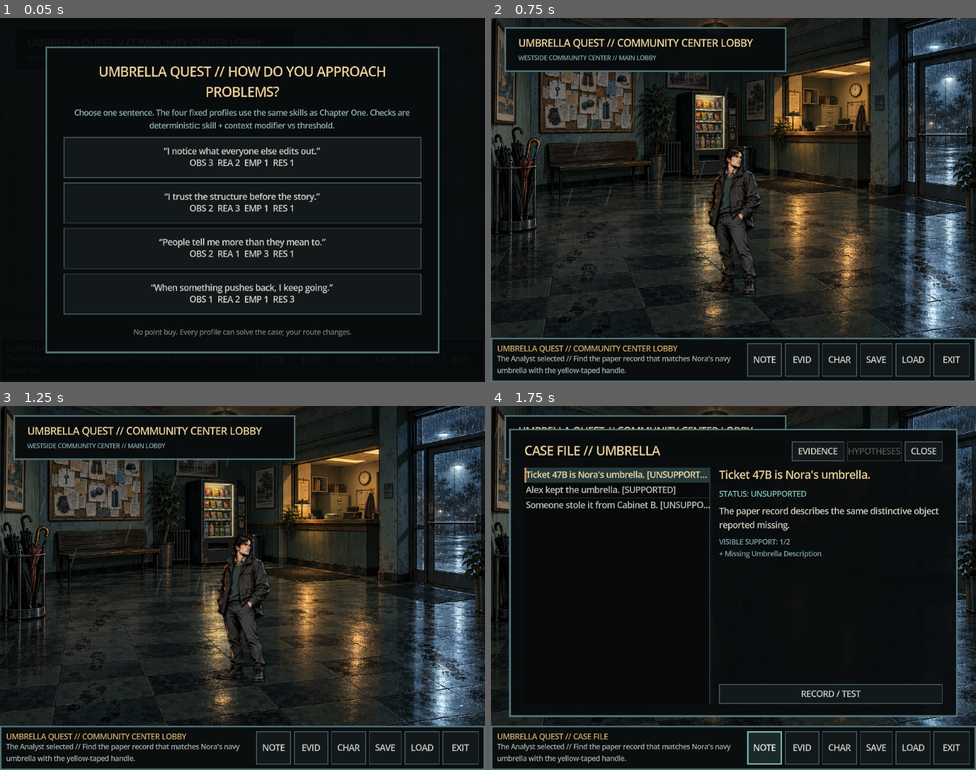
Above: before the commit, frames 1-4 (two rows, left to right).
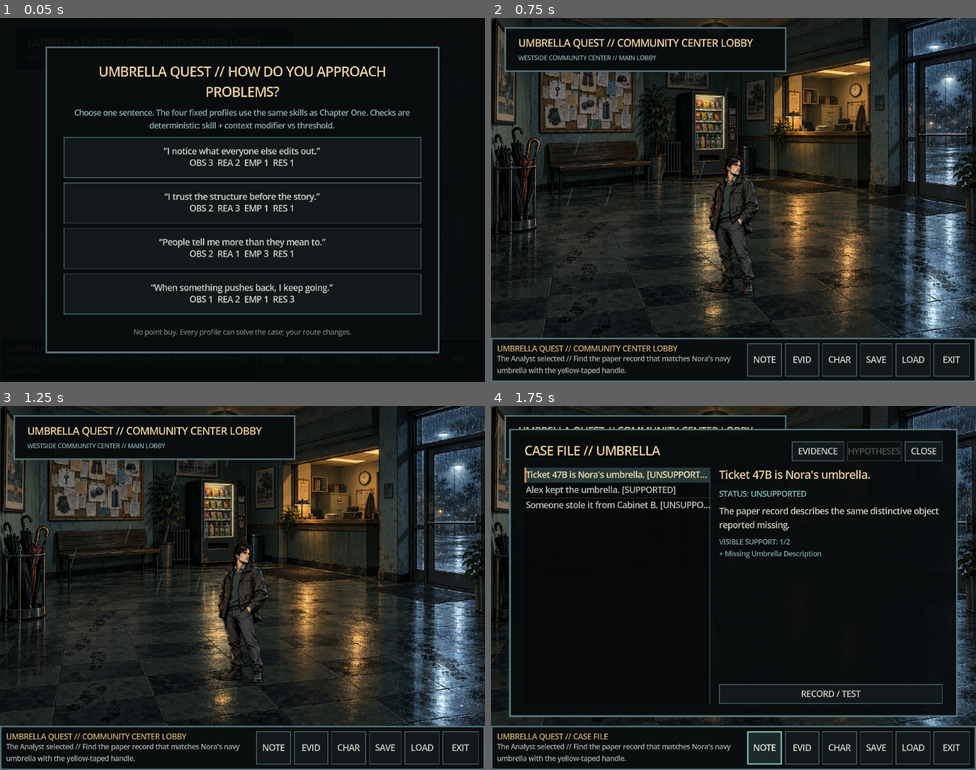
Above: after the commit, the same moments.

Repository: dmcexcess-lab/Ai-Adventure
Game: Godot game, scene res://ui/demo/ui_demo.tscn
Two runs of this game, one before a commit and one after it. Both use one fixed random seed, a clock stepped at 60 frames per second and the inputs below. This scene is started directly instead of the project's main scene.
Inputs:
- Up to frame 1 (0.05 s): no input
- Up to frame 2 (0.75 s): click "'I trust the structure before…" at 0.5 s
- Up to frame 3 (1.25 s): no input
- Up to frame 4 (1.75 s): click "NOTE" at 1.25 s

Frame 1 is identical in both runs. In frame 2, 1.0% of the frame differs, in the area x 44-56%, y 35-77%; in frame 3, 1.0%; in frame 4, less than 0.1%.

Commit message:
Fix room staging and sprite visibility

Diff:
--- a/core/interaction/hotspot.gd
+++ b/core/interaction/hotspot.gd
@@ -26,10 +26,11 @@
 
 var _hovered := false
 var _reveal_active := false
+var _input_enabled := true
 
 
 func _ready() -> void:
-	mouse_filter = Control.MOUSE_FILTER_STOP
+	mouse_filter = Control.MOUSE_FILTER_STOP if enabled and _input_enabled else Control.MOUSE_FILTER_IGNORE
 	mouse_default_cursor_shape = Control.CURSOR_POINTING_HAND
 	mouse_entered.connect(_on_mouse_entered)
 	mouse_exited.connect(_on_mouse_exited)
@@ -41,7 +42,16 @@
 	if not enabled and _hovered:
 		_hovered = false
 		hover_changed.emit("")
+	mouse_filter = Control.MOUSE_FILTER_STOP if enabled and _input_enabled else Control.MOUSE_FILTER_IGNORE
 	queue_redraw()
+
+
+func set_input_enabled(value: bool) -> void:
+	_input_enabled = value
+	if not _input_enabled and _hovered:
+		_hovered = false
+		hover_changed.emit("")
+	mouse_filter = Control.MOUSE_FILTER_STOP if enabled and _input_enabled else Control.MOUSE_FILTER_IGNORE
 
 
 func set_reveal(value: bool) -> void:
@@ -54,17 +64,17 @@
 
 
 func trigger_primary() -> void:
-	if enabled:
+	if enabled and _input_enabled:
 		action_requested.emit(self, &"primary")
 
 
 func trigger_inspect() -> void:
-	if enabled:
+	if enabled and _input_enabled:
 		action_requested.emit(self, &"inspect")
 
 
 func _gui_input(event: InputEvent) -> void:
-	if not enabled:
+	if not enabled or not _input_enabled:
 		return
 
 	if event is InputEventMouseButton and event.pressed:
@@ -77,7 +87,7 @@
 
 
 func _on_mouse_entered() -> void:
-	if not enabled:
+	if not enabled or not _input_enabled:
 		return
 	_hovered = true
 	hover_changed.emit(display_name)
--- a/rooms/demo/demo_room.gd
+++ b/rooms/demo/demo_room.gd
@@ -10,6 +10,7 @@
 @export var room_title := ""
 @export var room_subtitle := ""
 @export var walk_bounds := Rect2(24.0, 238.0, 592.0, 150.0)
+@export var walk_polygon := PackedVector2Array()
 @export var default_spawn := Vector2(320.0, 360.0)
 
 @onready var player: Control = %PlayerActor
@@ -20,6 +21,7 @@
 var _pending_serial := -1
 var _reveal_active := false
 var _witness_visuals: Array[Control] = []
+var _interaction_enabled := true
 
 
 func _ready() -> void:
@@ -34,7 +36,7 @@
 	for child in get_children():
 		if child.has_method("show_pose"):
 			_witness_visuals.append(child)
-	player.call("place_at_foot", default_spawn)
+	player.call("place_at_foot", _clamp_to_walk_bounds(default_spawn))
 	modulate.a = 0.0
 	create_tween().tween_property(self, "modulate:a", 1.0, 0.18)
 	set_process(true)
@@ -91,10 +93,12 @@
 
 
 func _gui_input(event: InputEvent) -> void:
+	if not _interaction_enabled:
+		return
 	if event is InputEventMouseButton and event.pressed and event.button_index == MOUSE_BUTTON_LEFT:
 		_interaction_serial += 1
 		_clear_pending_interaction()
-		player.call("move_to", get_local_mouse_position(), walk_bounds)
+		player.call("move_to", _clamp_to_walk_bounds(get_local_mouse_position()), walk_bounds)
 		status_requested.emit("Walking.")
 		accept_event()
 
@@ -105,6 +109,7 @@
 
 func _on_hotspot_action_requested(hotspot: Node, action: StringName) -> void:
 	if action == &"inspect":
+		player.call("play_action", "inspect")
 		var inspect_text := String(hotspot.get("inspect_text"))
 		if inspect_text.is_empty():
 			inspect_text = "Nothing else stands out."
@@ -115,7 +120,7 @@
 	var serial := _interaction_serial
 	var approach: Vector2 = hotspot.get("approach_point")
 	if approach.x >= 0.0 and approach.y >= 0.0:
-		if bool(player.call("move_to", approach, walk_bounds)):
+		if bool(player.call("move_to", _clamp_to_walk_bounds(approach), walk_bounds)):
 			_pending_hotspot = hotspot
 			_pending_serial = serial
 			status_requested.emit("Approaching %s." % String(hotspot.get("display_name")))
@@ -161,10 +166,37 @@
 
 func _clamp_to_walk_bounds(point: Vector2) -> Vector2:
 	var max_point := walk_bounds.position + walk_bounds.size
-	return Vector2(
+	var rect_clamped := Vector2(
 		clampf(point.x, walk_bounds.position.x, max_point.x),
 		clampf(point.y, walk_bounds.position.y, max_point.y)
 	)
+	if walk_polygon.size() < 3 or Geometry2D.is_point_in_polygon(rect_clamped, walk_polygon):
+		return rect_clamped
+	var closest := walk_polygon[0]
+	var closest_distance := INF
+	for index in range(walk_polygon.size()):
+		var edge_start := walk_polygon[index]
+		var edge_end := walk_polygon[(index + 1) % walk_polygon.size()]
+		var candidate := Geometry2D.get_closest_point_to_segment(rect_clamped, edge_start, edge_end)
+		var distance := rect_clamped.distance_squared_to(candidate)
+		if distance < closest_distance:
+			closest_distance = distance
+			closest = candidate
+	return closest
+
+
+func set_interaction_enabled(value: bool) -> void:
+	if _interaction_enabled == value:
+		return
+	_interaction_enabled = value
+	mouse_filter = Control.MOUSE_FILTER_STOP if value else Control.MOUSE_FILTER_IGNORE
+	if not value:
+		_interaction_serial += 1
+		_clear_pending_interaction()
+		player.call("stop")
+	for child in hotspots.get_children():
+		if child.has_method("set_input_enabled"):
+			child.call("set_input_enabled", value)
 
 
 func set_witness_expression(witness_id: String, pose_id: String) -> void:
--- a/rooms/demo/exterior_entry.tscn
+++ b/rooms/demo/exterior_entry.tscn
@@ -19,6 +19,7 @@
 room_title = "EXTERIOR ENTRY / AWNING"
 room_subtitle = "WESTSIDE COMMUNITY CENTER // RAIN, 9:17 PM"
 walk_bounds = Rect2(40, 255, 560, 125)
+walk_polygon = PackedVector2Array(85, 292, 555, 285, 610, 390, 30, 390)
 default_spawn = Vector2(320, 356)
 
 [node name="ArtBackground" type="TextureRect" parent="."]
@@ -58,10 +59,10 @@
 script = ExtResource("2_player")
 move_speed = 185.0
 default_pose_id = "side_right"
-perspective_far_scale = 0.64
-perspective_near_scale = 1.16
-perspective_top_y = 255.0
-perspective_bottom_y = 380.0
+perspective_far_scale = 0.72
+perspective_near_scale = 1.12
+perspective_top_y = 285.0
+perspective_bottom_y = 390.0
 
 [node name="Sprite" type="TextureRect" parent="PlayerActor"]
 layout_mode = 1
--- a/rooms/demo/front_desk.tscn
+++ b/rooms/demo/front_desk.tscn
@@ -24,6 +24,7 @@
 room_title = "FRONT DESK"
 room_subtitle = "WESTSIDE COMMUNITY CENTER // RECEPTION ALCOVE"
 walk_bounds = Rect2(54, 250, 532, 126)
+walk_polygon = PackedVector2Array(90, 292, 545, 292, 585, 390, 55, 390)
 default_spawn = Vector2(120, 354)
 
 [node name="ArtBackground" type="TextureRect" parent="."]
@@ -75,10 +76,10 @@
 script = ExtResource("2_player")
 move_speed = 185.0
 default_pose_id = "idle_right_3q"
-perspective_far_scale = 0.64
-perspective_near_scale = 1.16
-perspective_top_y = 250.0
-perspective_bottom_y = 376.0
+perspective_far_scale = 0.72
+perspective_near_scale = 1.08
+perspective_top_y = 292.0
+perspective_bottom_y = 390.0
 
 [node name="Sprite" type="TextureRect" parent="PlayerActor"]
 layout_mode = 1
--- a/rooms/demo/loading_bay.tscn
+++ b/rooms/demo/loading_bay.tscn
@@ -20,6 +20,7 @@
 room_title = "LOADING BAY / SERVICE EXIT"
 room_subtitle = "WESTSIDE COMMUNITY CENTER // REAR ALLEY"
 walk_bounds = Rect2(46, 246, 548, 132)
+walk_polygon = PackedVector2Array(105, 270, 530, 270, 585, 390, 80, 390)
 default_spawn = Vector2(118, 354)
 
 [node name="ArtBackground" type="TextureRect" parent="."]
@@ -59,10 +60,10 @@
 script = ExtResource("2_player")
 move_speed = 185.0
 default_pose_id = "idle_right_3q"
-perspective_far_scale = 0.64
-perspective_near_scale = 1.16
-perspective_top_y = 246.0
-perspective_bottom_y = 378.0
+perspective_far_scale = 0.66
+perspective_near_scale = 1.1
+perspective_top_y = 270.0
+perspective_bottom_y = 390.0
 
 [node name="Sprite" type="TextureRect" parent="PlayerActor"]
 layout_mode = 1
@@ -76,6 +77,7 @@
 stretch_mode = 5
 
 [node name="RecoveredUmbrellaVisual" type="TextureRect" parent="."]
+visible = false
 layout_mode = 0
 offset_left = 378.0
 offset_top = 145.0
--- a/rooms/demo/lobby.tscn
+++ b/rooms/demo/lobby.tscn
@@ -19,6 +19,7 @@
 room_title = "COMMUNITY CENTER LOBBY"
 room_subtitle = "WESTSIDE COMMUNITY CENTER // MAIN LOBBY"
 walk_bounds = Rect2(26, 236, 588, 154)
+walk_polygon = PackedVector2Array(150, 270, 500, 245, 590, 390, 45, 390)
 default_spawn = Vector2(320, 365)
 
 [node name="ArtBackground" type="TextureRect" parent="."]
@@ -58,9 +59,9 @@
 script = ExtResource("2_player")
 move_speed = 185.0
 default_pose_id = "idle_right_3q"
-perspective_far_scale = 0.64
-perspective_near_scale = 1.16
-perspective_top_y = 236.0
+perspective_far_scale = 0.6
+perspective_near_scale = 1.1
+perspective_top_y = 245.0
 perspective_bottom_y = 390.0
 
 [node name="Sprite" type="TextureRect" parent="PlayerActor"]
--- a/rooms/demo/lost_found_hall.tscn
+++ b/rooms/demo/lost_found_hall.tscn
@@ -19,6 +19,7 @@
 room_title = "LOST & FOUND HALL"
 room_subtitle = "WESTSIDE COMMUNITY CENTER // EAST SERVICE HALL"
 walk_bounds = Rect2(48, 246, 544, 132)
+walk_polygon = PackedVector2Array(70, 258, 570, 258, 610, 390, 35, 390)
 default_spawn = Vector2(92, 354)
 
 [node name="ArtBackground" type="TextureRect" parent="."]
@@ -58,10 +59,10 @@
 script = ExtResource("2_player")
 move_speed = 185.0
 default_pose_id = "side_right"
-perspective_far_scale = 0.64
-perspective_near_scale = 1.16
-perspective_top_y = 246.0
-perspective_bottom_y = 378.0
+perspective_far_scale = 0.62
+perspective_near_scale = 1.08
+perspective_top_y = 258.0
+perspective_bottom_y = 390.0
 
 [node name="Sprite" type="TextureRect" parent="PlayerActor"]
 layout_mode = 1
--- a/rooms/demo/maintenance_corridor.tscn
+++ b/rooms/demo/maintenance_corridor.tscn
@@ -19,6 +19,7 @@
 room_title = "MAINTENANCE CORRIDOR"
 room_subtitle = "WESTSIDE COMMUNITY CENTER // SERVICE SPINE"
 walk_bounds = Rect2(46, 250, 548, 126)
+walk_polygon = PackedVector2Array(80, 265, 535, 255, 585, 390, 55, 390)
 default_spawn = Vector2(110, 354)
 
 [node name="ArtBackground" type="TextureRect" parent="."]
@@ -58,10 +59,10 @@
 script = ExtResource("2_player")
 move_speed = 185.0
 default_pose_id = "side_right"
-perspective_far_scale = 0.64
-perspective_near_scale = 1.16
-perspective_top_y = 250.0
-perspective_bottom_y = 376.0
+perspective_far_scale = 0.58
+perspective_near_scale = 1.08
+perspective_top_y = 255.0
+perspective_bottom_y = 390.0
 
 [node name="Sprite" type="TextureRect" parent="PlayerActor"]
 layout_mode = 1
--- a/rooms/demo/staff_office.tscn
+++ b/rooms/demo/staff_office.tscn
@@ -20,6 +20,7 @@
 room_title = "STAFF OFFICE"
 room_subtitle = "WESTSIDE COMMUNITY CENTER // AFTER HOURS"
 walk_bounds = Rect2(54, 250, 532, 126)
+walk_polygon = PackedVector2Array(80, 280, 540, 280, 580, 390, 50, 390)
 default_spawn = Vector2(94, 354)
 
 [node name="ArtBackground" type="TextureRect" parent="."]
@@ -71,10 +72,10 @@
 script = ExtResource("2_player")
 move_speed = 185.0
 default_pose_id = "idle_right_3q"
-perspective_far_scale = 0.64
-perspective_near_scale = 1.16
-perspective_top_y = 250.0
-perspective_bottom_y = 376.0
+perspective_far_scale = 0.68
+perspective_near_scale = 1.1
+perspective_top_y = 280.0
+perspective_bottom_y = 390.0
 
 [node name="Sprite" type="TextureRect" parent="PlayerActor"]
 layout_mode = 1
--- a/rooms/demo/storage_room.tscn
+++ b/rooms/demo/storage_room.tscn
@@ -19,6 +19,7 @@
 room_title = "STORAGE ROOM"
 room_subtitle = "WESTSIDE COMMUNITY CENTER // LOST PROPERTY OVERFLOW"
 walk_bounds = Rect2(54, 248, 532, 130)
+walk_polygon = PackedVector2Array(145, 280, 530, 275, 570, 390, 130, 390)
 default_spawn = Vector2(96, 354)
 
 [node name="ArtBackground" type="TextureRect" parent="."]
@@ -58,10 +59,10 @@
 script = ExtResource("2_player")
 move_speed = 185.0
 default_pose_id = "rear_right_3q"
-perspective_far_scale = 0.64
-perspective_near_scale = 1.16
-perspective_top_y = 248.0
-perspective_bottom_y = 378.0
+perspective_far_scale = 0.62
+perspective_near_scale = 1.1
+perspective_top_y = 275.0
+perspective_bottom_y = 390.0
 
 [node name="Sprite" type="TextureRect" parent="PlayerActor"]
 layout_mode = 1
--- a/tests/demo_world_smoke.gd
+++ b/tests/demo_world_smoke.gd
@@ -34,6 +34,7 @@
 
 	var adjacency: Dictionary = {}
 	var room_ids: Dictionary = {}
+	var perspective_profiles: Dictionary = {}
 
 	for path in ROOM_PATHS:
 		var scene: PackedScene = scenes[path]
@@ -57,6 +58,24 @@
 		var sprite := room.find_child("Sprite", true, false)
 		if player == null or sprite == null or sprite.get("texture") == null:
 			failures.append("room missing shared player visual contract: %s" % path)
+		else:
+			var polygon: PackedVector2Array = room.get("walk_polygon")
+			if polygon.size() < 4:
+				failures.append("room lacks a background-specific walk polygon: %s" % path)
+			else:
+				var foot: Vector2 = room.call("get_player_foot")
+				if not _point_in_or_on_polygon(foot, polygon):
+					failures.append("default spawn clips outside the walkable floor: %s at %s" % [path, foot])
+				var clamped: Vector2 = room.call("_clamp_to_walk_bounds", Vector2(-200, -200))
+				if not _point_in_or_on_polygon(clamped, polygon):
+					failures.append("off-floor movement was not clamped to room geometry: %s" % path)
+			var profile := "%s/%s/%s/%s" % [
+				player.get("perspective_far_scale"),
+				player.get("perspective_near_scale"),
+				player.get("perspective_top_y"),
+				player.get("perspective_bottom_y"),
+			]
+			perspective_profiles[profile] = true
 
 		var hotspots := room.find_child("Hotspots", true, false)
 		if hotspots == null or hotspots.get_child_count() < 3:
@@ -107,7 +126,20 @@
 			if not visited.has(path):
 				failures.append("demo room graph cannot reach %s from lobby" % path)
 
+	if perspective_profiles.size() < 6:
+		failures.append("room backgrounds still share too many generic perspective profiles")
+
 	_finish()
+
+
+func _point_in_or_on_polygon(point: Vector2, polygon: PackedVector2Array) -> bool:
+	if Geometry2D.is_point_in_polygon(point, polygon):
+		return true
+	for index in range(polygon.size()):
+		var closest := Geometry2D.get_closest_point_to_segment(point, polygon[index], polygon[(index + 1) % polygon.size()])
+		if point.distance_squared_to(closest) < 0.01:
+			return true
+	return false
 
 
 func _finish() -> void:
--- a/tests/graphics_capture.gd
+++ b/tests/graphics_capture.gd
@@ -21,11 +21,11 @@
 		await _capture(room_name)
 	var room: Control = demo.get("_current_room")
 	var player: Control = room.get("player")
-	player.call("place_at_foot", Vector2(270, 246))
+	player.call("place_at_foot", room.call("_clamp_to_walk_bounds", Vector2(270, 246)))
 	await _capture("depth_far")
-	player.call("place_at_foot", Vector2(270, 378))
+	player.call("place_at_foot", room.call("_clamp_to_walk_bounds", Vector2(270, 378)))
 	await _capture("depth_near")
-	player.call("move_to", Vector2(500, 300), Rect2(46, 246, 548, 132))
+	player.call("move_to", room.call("_clamp_to_walk_bounds", Vector2(500, 300)), room.get("walk_bounds"))
 	await create_timer(0.18).timeout
 	await _capture("walk")
 	player.call("stop")
--- a/tests/graphics_completion_smoke.gd
+++ b/tests/graphics_completion_smoke.gd
@@ -15,6 +15,8 @@
 	await _test_player_contract()
 	_test_identity_correspondence()
 	await _test_combat_input_lock()
+	await _test_story_visual_visibility()
+	await _test_modal_stops_room_motion()
 	if failures.is_empty():
 		print("GRAPHICS_COMPLETION_OK: recovered atlases, crops, perspective, walking, actions, identity correspondence, and combat feedback lock are valid")
 		quit(0)
@@ -86,6 +88,36 @@
 	demo.queue_free()
 
 
+func _test_story_visual_visibility() -> void:
+	var demo: Control = load("res://ui/demo/ui_demo.tscn").instantiate()
+	root.add_child(demo)
+	await process_frame
+	demo.call("_choose_demo_background", "anchor")
+	demo.call("_load_demo_room", "res://rooms/demo/loading_bay.tscn")
+	await process_frame
+	var umbrella := demo.find_child("RecoveredUmbrellaVisual", true, false) as CanvasItem
+	_expect(umbrella != null and not umbrella.visible, "recovered umbrella appears before the story reveals it")
+	demo.set("_case_resolved", true)
+	demo.call("_refresh_room_story_visuals")
+	_expect(umbrella != null and umbrella.visible, "recovered umbrella stays hidden after the case resolves")
+	demo.queue_free()
+
+
+func _test_modal_stops_room_motion() -> void:
+	var room: Control = load("res://rooms/demo/lobby.tscn").instantiate()
+	root.add_child(room)
+	await process_frame
+	var player: Control = room.get("player")
+	player.call("move_to", room.call("_clamp_to_walk_bounds", Vector2(500, 350)), room.get("walk_bounds"))
+	_expect(bool(player.call("is_moving")), "room movement did not start for modal lock check")
+	room.call("set_interaction_enabled", false)
+	_expect(not bool(player.call("is_moving")), "player keeps moving behind an open modal")
+	var hotspots: Control = room.get("hotspots")
+	for child in hotspots.get_children():
+		_expect(child.mouse_filter == Control.MOUSE_FILTER_IGNORE, "hidden modal left a hotspot clickable")
+	room.queue_free()
+
+
 func _expect(condition: bool, message: String) -> void:
 	if not condition:
 		failures.append(message)
--- a/ui/demo/ui_demo.gd
+++ b/ui/demo/ui_demo.gd
@@ -127,6 +127,7 @@
 var _saved_combat_completed := false
 var _saved_combat_outcome := ""
 var _saved_combat_consequence := ""
+var _room_input_enabled := true
 
 
 func _ready() -> void:
@@ -170,6 +171,16 @@
 	_load_demo_room(FIRST_ROOM)
 	_open_demo_background_choice()
 	_set_status("Choose how you approach problems. The profile is fixed for this Umbrella Quest run.")
+	set_process(true)
+
+
+func _process(_delta: float) -> void:
+	var should_enable := not _modal_open()
+	if should_enable == _room_input_enabled:
+		return
+	_room_input_enabled = should_enable
+	if is_instance_valid(_current_room) and _current_room.has_method("set_interaction_enabled"):
+		_current_room.call("set_interaction_enabled", should_enable)
 
 
 func _load_combat_catalog() -> void:
@@ -695,6 +706,10 @@
 		_current_room.call("restore_player_foot", restore_foot)
 	else:
 		_current_room.call("enter_at", spawn_marker)
+	_room_input_enabled = not _modal_open()
+	if _current_room.has_method("set_interaction_enabled"):
+		_current_room.call("set_interaction_enabled", _room_input_enabled)
+	_refresh_room_story_visuals()
 	context_label.text = _room_context()
 	_set_status("Entered %s. Click to walk; hover objects; right-click to inspect." % String(_current_room.get("room_title")).to_lower())
 	_maybe_trigger_demo_combat()
@@ -791,6 +806,14 @@
 	return "UMBRELLA QUEST // COMMUNITY CENTER"
 
 
+func _refresh_room_story_visuals() -> void:
+	if not is_instance_valid(_current_room):
+		return
+	var umbrella := _current_room.find_child("RecoveredUmbrellaVisual", true, false) as CanvasItem
+	if umbrella != null:
+		umbrella.visible = _case_resolved or _is_demo_deduction_established("drying_not_theft")
+
+
 func _load_case_catalog() -> void:
 	var provider: Object = CASE_CATALOG.new()
 	for clue_value in provider.call("get_clues"):
@@ -897,6 +920,7 @@
 	else:
 		_set_status("Hypothesis recorded: %s" % String(evaluation.get("status", "unsupported")).to_upper())
 	_refresh_hypotheses()
+	_refresh_room_story_visuals()
 	_maybe_trigger_demo_combat()
 	return evaluation
 
@@ -948,6 +972,7 @@
 		return
 	_acquire_demo_clue("umbrella_recovered", false)
 	_case_resolved = true
+	_refresh_room_story_visuals()
 	_combat_feedback_locked = false
 	_set_demo_player_combat_pose(false)
 	_refresh_notebook()
